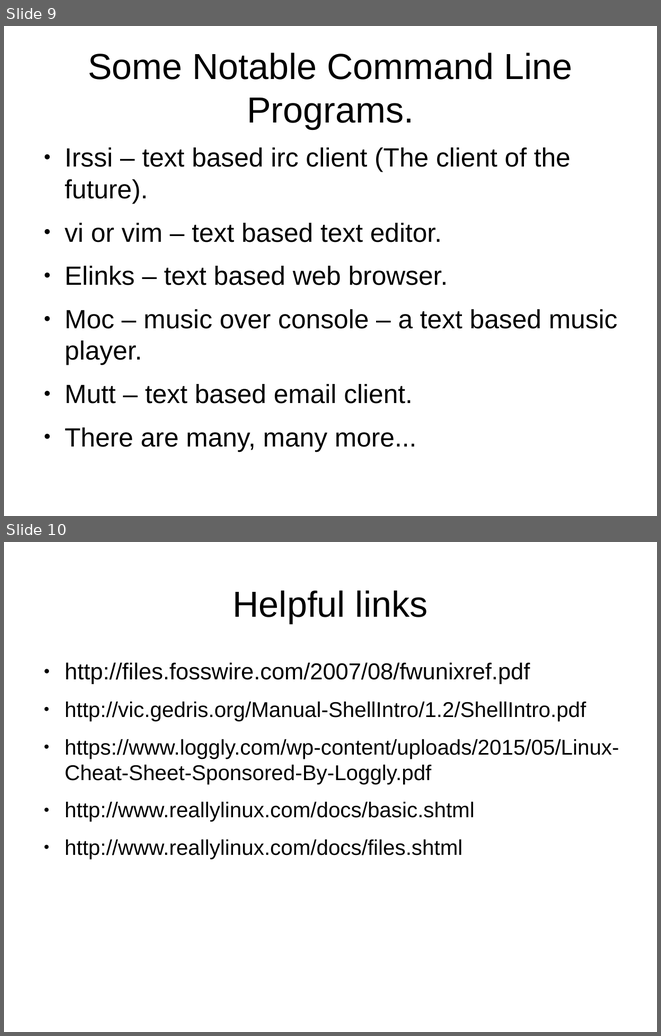
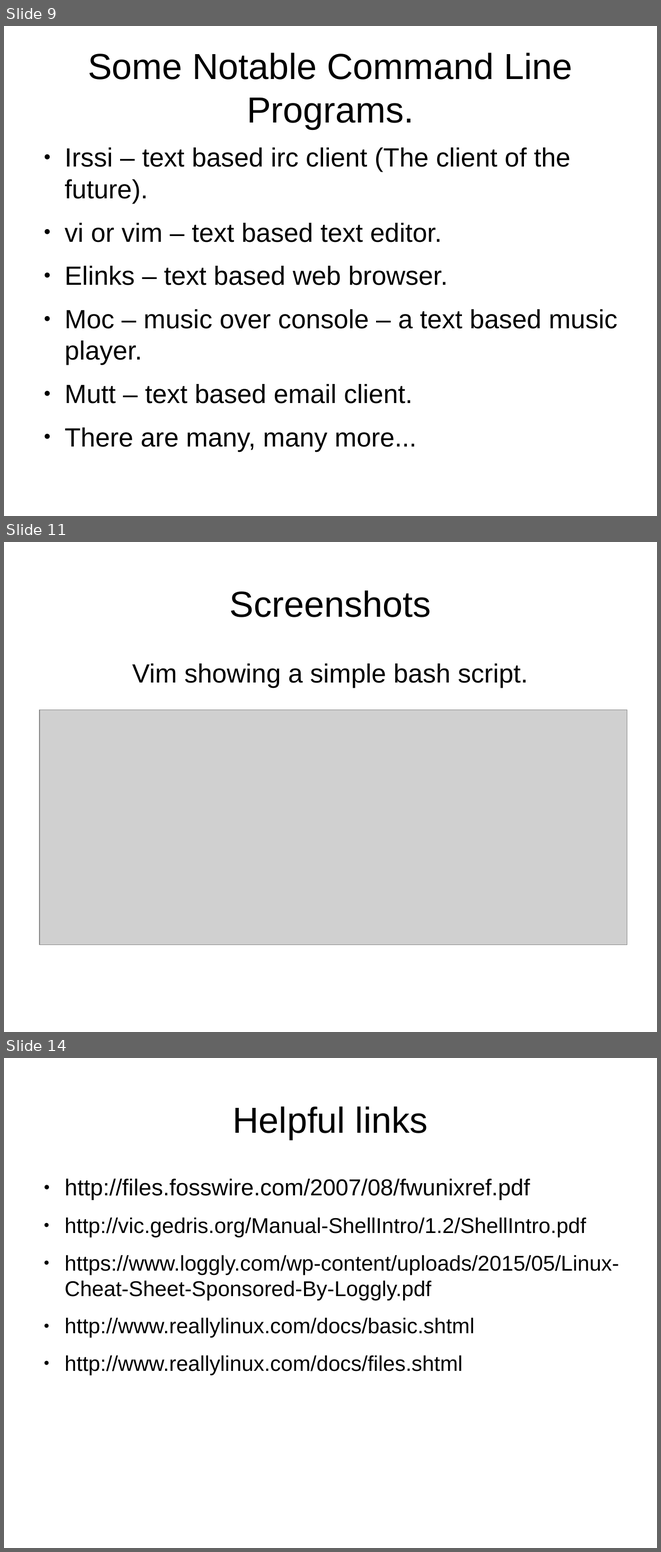
Before and after one commit to CochiseLinuxUsersGroup/Presentations, a slide deck: Terminal_For_Beginners/Terminal_For_Beginners.odp. Shown one above the other, each under a label of ours: slides 9 and 10 before the commit, slides 9, 11 and 14 after it; the slides between them are not shown. The pictures are 661x1036 and 661x1552 pixels, drawn with LibreOffice and Linux fonts; fonts in the diff are those of the drawing; grey boxes stand for pictures. Boxes give left, top, right and bottom in pixels: in the first picture for what was removed or moved away, otherwise in the second. Text is boxed around its words. In the diff, an @@ line names an element or a change of style, - is before the commit and + after.

```diff
--- a/Terminal_For_Beginners/Terminal_For_Beginners.odp
+++ b/Terminal_For_Beginners/Terminal_For_Beginners.odp
@@ slide 11 added at (x1=4, y1=542, x2=657, y2=1032), background #FFFFFF @@
@@ title added at (x1=230, y1=590, x2=431, y2=617), 44 pt, text #000000 @@
+Screenshots
@@ subtitle added at (x1=132, y1=663, x2=528, y2=688), 32 pt, text #000000 @@
+Vim showing a simple bash script.
@@ picture added at (x1=40, y1=709, x2=627, y2=945) @@
@@ what was slide 10 is now slide 14 @@
```
Also in this commit, not shown: 3 other slides added, 1 other file.
